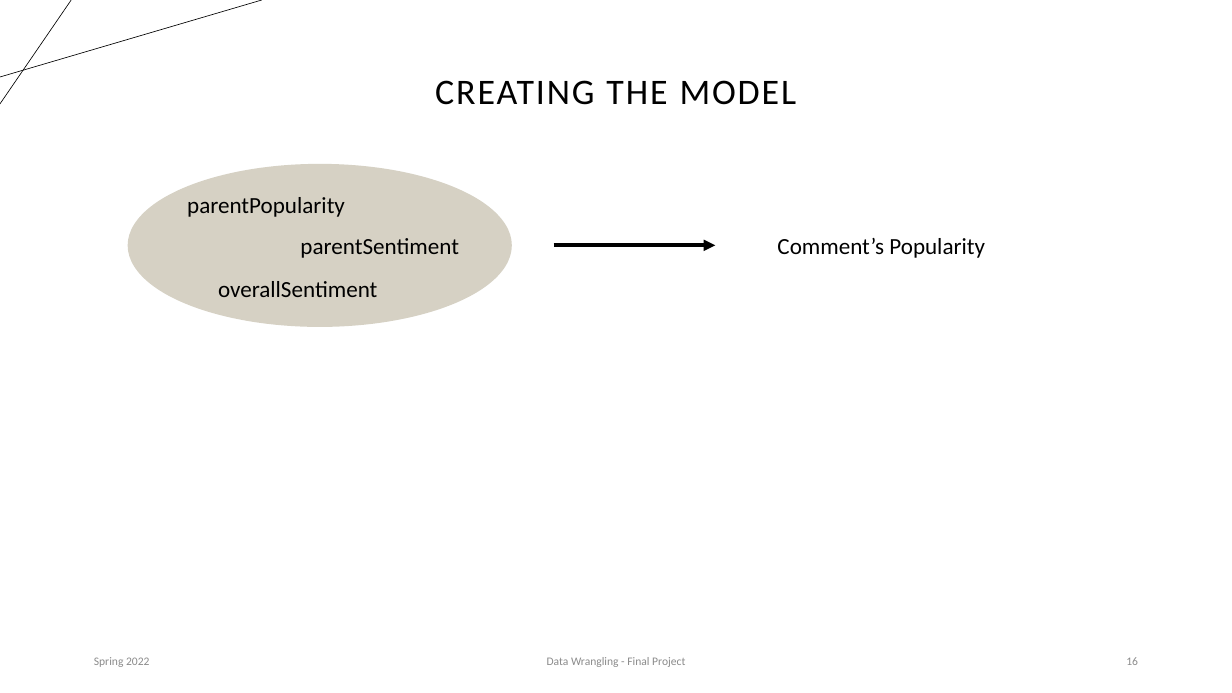
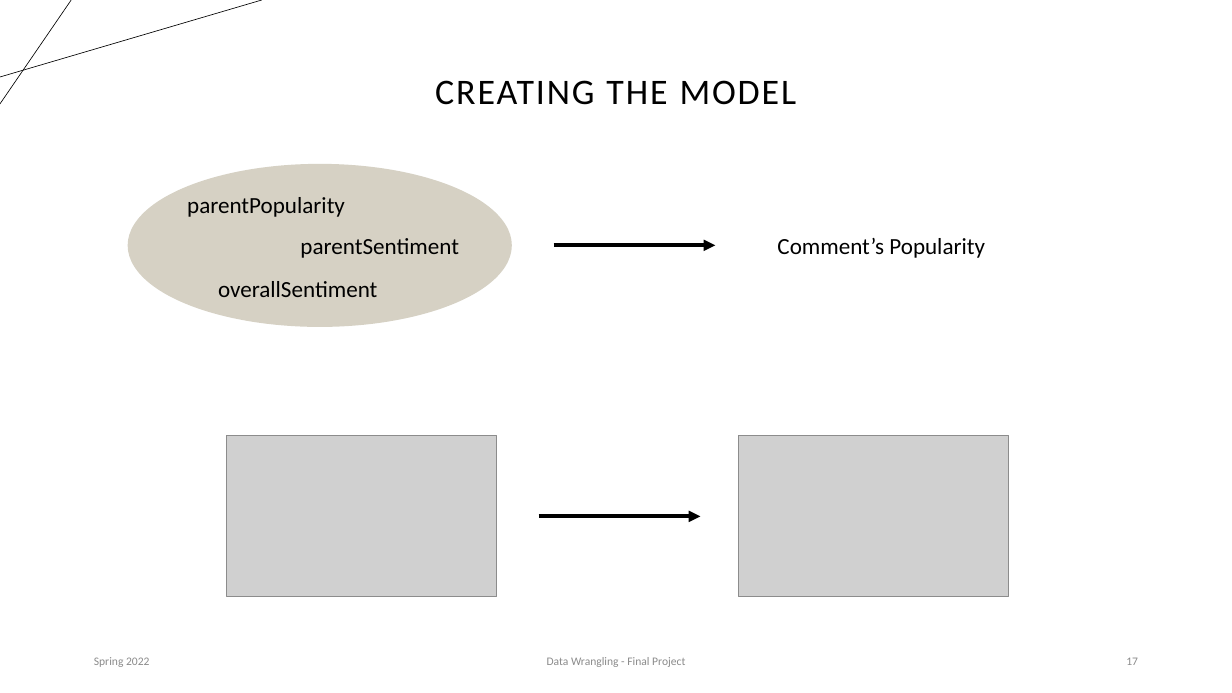
Before and after one commit to DSman123/Data-Wrangling-Final-Project, a slide deck: slide 17 of Final.Project_Presentation.Slides_v1.pptx (slide 16 before the commit). Drawn at 1232x693 pixels with LibreOffice and Linux fonts; fonts in the diff are those of the drawing; grey boxes stand for pictures. Boxes give left, top, right and bottom in pixels: in the first picture for what was removed or moved away, otherwise in the second. Text is boxed around its words. In the diff, an @@ line names an element or a change of style, - is before the commit and + after.

Commit message:
DA Changes, 5.1 AM
Updated slides, analysis script --- REMOVED Polarization Coefficient, changed to simple linear models (easier to perform, explain)

```diff
--- a/Final.Project_Presentation.Slides_v1.pptx
+++ b/Final.Project_Presentation.Slides_v1.pptx
@@ picture added at (226, 435, 496, 597) @@
@@ picture added at (738, 435, 1008, 597) @@
@@ arrow added from (539, 517) to (701, 517), #000000 3 pt @@
@@ page number at (1126, 657, 1138, 665): text changed @@
-16
+17
```
Also in this commit, not shown: 2 other slides changed, 10 slides added, 1 other file.
